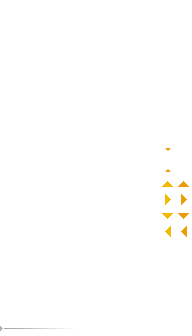
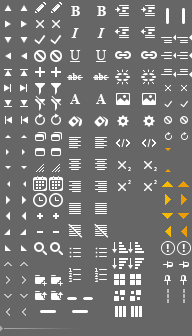
Layered file, before and after one edit (192px x 336px). Changes by layer:
added layer "toolbar drag hover" in group "editor" over [183, 289, 185, 303]
added layer "toolbar drag" in group "editor" over [167, 289, 169, 303]
showed "gray" over [0, 0, 192, 336]
